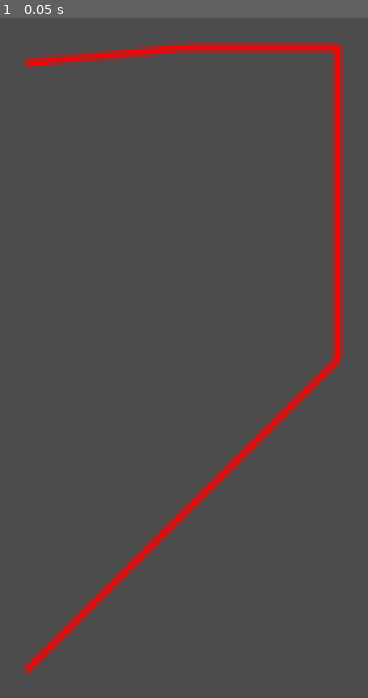
Above: before the commit, frame 1.
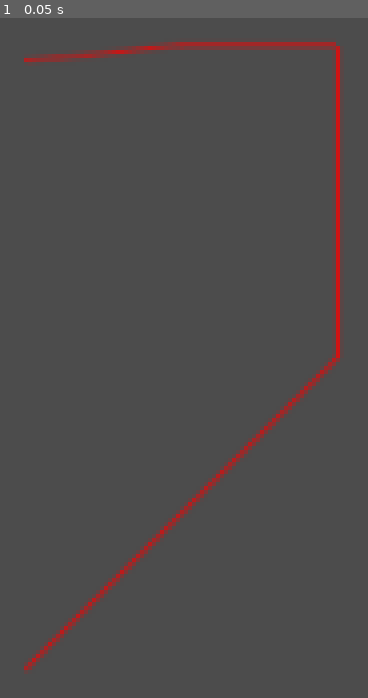
Above: after the commit, the same moment.

Repository: bluenote10/GodotExperiments
Game: Godot game, scene res://Main.tscn
The game is run twice, just before and just after one commit, with the same random seed, the same clock (stepped at 60 frames per second) and the same inputs.
Inputs:
- Up to frame 1 (0.05 s): no input

The runs differ from the first frame. In frame 1, 3.8% of the frame differs, in the area x 6-94%, y 3-97%.

Commit message:
applied formula from rougier paper

Diff:
--- a/line_drawing_2/Main.tscn
+++ b/line_drawing_2/Main.tscn
@@ -20,6 +20,6 @@
 
 [node name="MeshInstance2D" type="MeshInstance2D" parent="."]
 material = ExtResource( 1 )
-position = Vector2( 431.025, 158.449 )
+position = Vector2( 431, 158 )
 mesh = SubResource( 1 )
 script = ExtResource( 2 )
--- a/line_drawing_2/line_shader.gdshader
+++ b/line_drawing_2/line_shader.gdshader
@@ -12,7 +12,9 @@
     }
     bool is_up = (uv_length < 1.5);
 
-    VERTEX.x -= 0.5;
+    // Not sure if this is valid, but at least it seems to give better
+    // results when lines fall exactly on pixels.
+    VERTEX -= 0.5;
 
     float extension = (width / 2.0) + antialias;
     vec2 displacement = UV * extension;
@@ -23,10 +25,13 @@
 void fragment() {
     float dist = abs(UV.x);
     float half_width = width / 2.0;
-    if (dist < half_width) {
+
+    float t = half_width - antialias;
+    dist -= t;
+    if( dist < 0.0 ) {
         COLOR = color;
     } else {
-        float scale = (dist - half_width) / antialias;
-        COLOR = vec4(color.rgb, 1.0 - scale);
+        dist /= antialias;
+        COLOR = vec4(color.rgb, exp(-dist*dist) * color.a);
     }
 }
